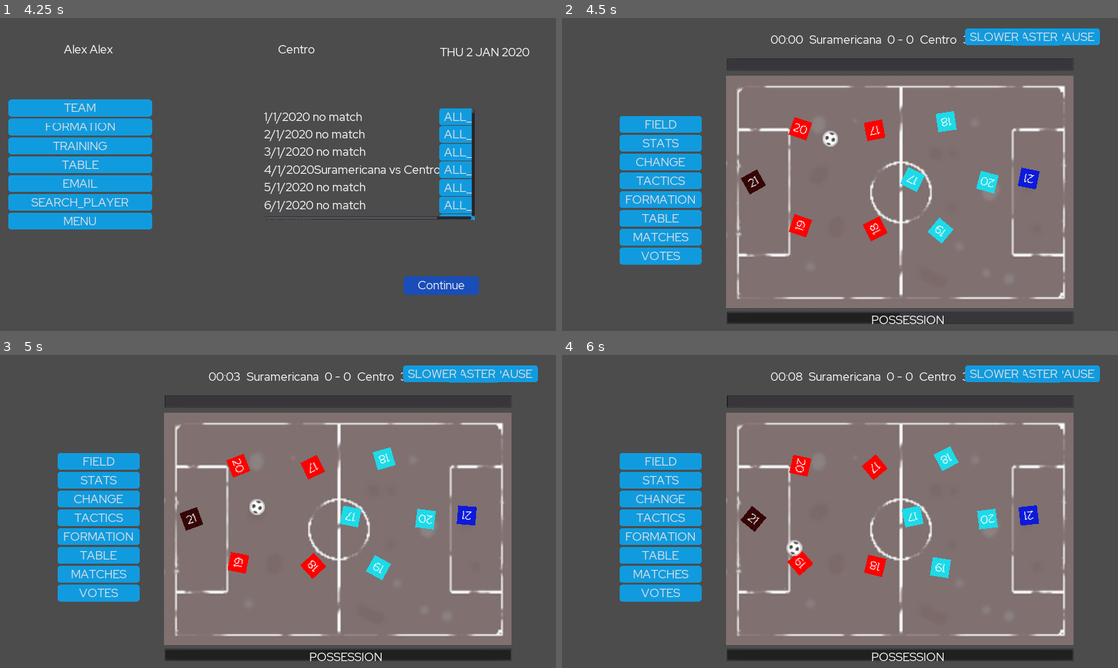
Above: before the commit, frames 1-4 (two rows, left to right).
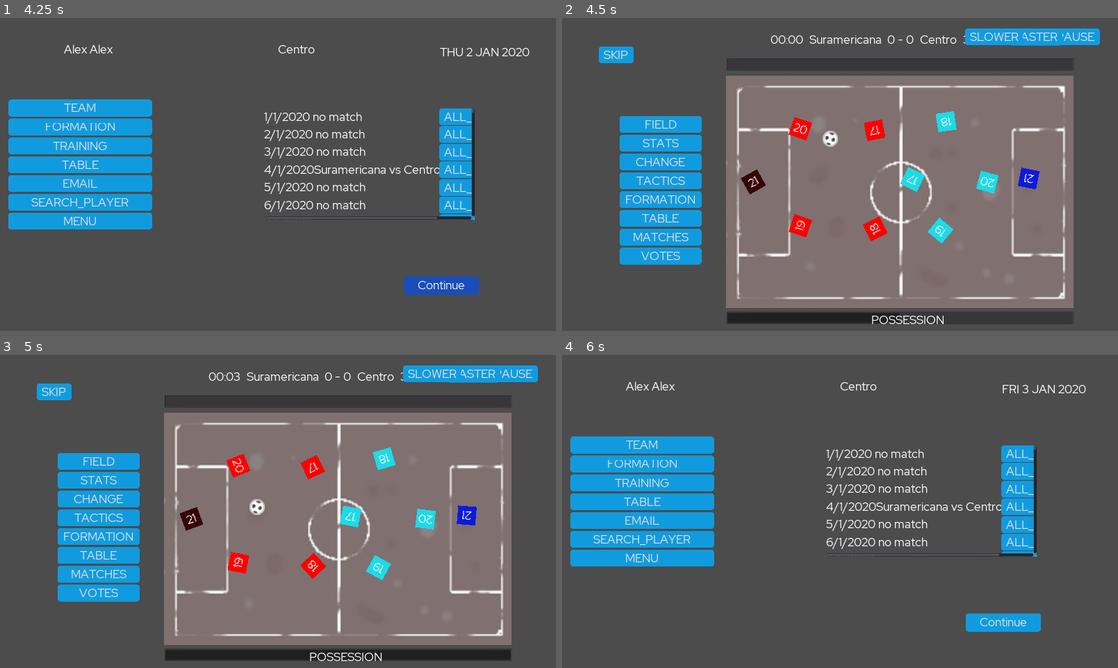
Above: after the commit, the same moments.

Repository: dulvui/futsal-manager
Game: Godot game, scene res://src/screens/splash/SplashScreen.tscn
Same seed, same stepped clock (60 frames per second), same inputs: the game is played once before the commit and once after it.
Inputs (mouse positions are in pixels of both pictures, inside the frame that each line leads up to):
- Up to frame 1 (4.25 s): click "START" at 0.5 s; click (305, 140) at 1.27 s; type "Alex" at 1.35 s; click (305, 165) at 1.5 s; type "Alex" at 1.58 s; click "Continue" at 2 s; click "Centro" at 2.75 s; click "Continue" at 3.5 s
- Up to frame 2 (4.5 s): click "Continue" at 4.25 s
- Up to frame 3 (5 s): no input
- Up to frame 4 (6 s): click (617, 392) at 5 s, where only the run after the commit has a clickable "SKIP"; click (884, 527) at 5.75 s, where only the run after the commit has a clickable "DASHBOARD"

Frame 1 is identical in both runs. In frame 2, 0.3% of the frame differs, in the area x 6-13%, y 9-15%; in frame 3, 0.3%; in frame 4, 59%, in the area x 1-97%, y 3-98%.

Commit message:
emails can be read now

Diff:
--- a/game/src/screens/dashboard/Dashboard.gd
+++ b/game/src/screens/dashboard/Dashboard.gd
@@ -35,6 +35,9 @@
 
 func _on_Continue_pressed():
 	CalendarUtil.next_day()
+	TransferUtil.update_day()
+	EmailUtil.update()
+	$EmailPopup/Email.update()
 	$Date.text = CalendarUtil.get_date()
 	DataSaver.save_all_data()
 	if DataSaver.calendar[CalendarUtil.day_counter]["matches"].size() > 0:
--- a/game/src/screens/match/Match.gd
+++ b/game/src/screens/match/Match.gd
@@ -161,3 +161,9 @@
 
 	$FormationPopup/Formation/PlayerSelect/PlayerList.add_match_players()
 	$Field.set_numbers(home_team["players"],away_team["players"])
+
+
+
+
+func _on_SKIP_pressed():
+	match_end()
--- a/game/src/screens/match/Match.tscn
+++ b/game/src/screens/match/Match.tscn
@@ -515,6 +515,13 @@
 
 [node name="TimerMatchSimulator" type="Timer" parent="."]
 autostart = true
+
+[node name="SKIP" type="Button" parent="."]
+margin_left = 142.705
+margin_top = 97.515
+margin_right = 230.705
+margin_bottom = 153.515
+text = "SKIP"
 [connection signal="away_pass" from="MatchSimulator" to="." method="_on_MatchSimulator_away_pass"]
 [connection signal="home_pass" from="MatchSimulator" to="." method="_on_MatchSimulator_home_pass"]
 [connection signal="pressed" from="HUD/Pause" to="." method="_on_Pause_pressed"]
@@ -527,3 +534,4 @@
 [connection signal="change" from="FormationPopup/Formation" to="." method="_on_Formation_change"]
 [connection signal="timeout" from="Timer" to="." method="_on_Timer_timeout"]
 [connection signal="timeout" from="TimerMatchSimulator" to="." method="_on_TimerMatchSimulator_timeout"]
+[connection signal="pressed" from="SKIP" to="." method="_on_SKIP_pressed"]
--- a/game/src/ui-components/email/Email.gd
+++ b/game/src/ui-components/email/Email.gd
@@ -5,3 +5,28 @@
 		var title_label = Label.new()
 		title_label.text = message["title"]
 		$ScrollContainer/Mails.add_child(title_label)
+
+		var button = Button.new()
+		button.text = "READ"
+		button.connect("pressed",self,"show_message",[message])
+		$ScrollContainer/Mails.add_child(button)
+
+func update_messages():
+	for child in $ScrollContainer/Mails.get_children():
+		child.queue_free()
+
+	for message in EmailUtil.messages:
+		var title_label = Label.new()
+		title_label.text = message["title"]
+		$ScrollContainer/Mails.add_child(title_label)
+
+		var button = Button.new()
+		button.text = "READ"
+		button.connect("pressed",self,"show_message",[message])
+		$ScrollContainer/Mails.add_child(button)
+
+
+func show_message(message):
+	$DetailPopUp/Title.text = message["title"]
+	$DetailPopUp/Message.text = message["message"]
+	$DetailPopUp.popup_centered()
--- a/game/src/ui-components/email/Email.tscn
+++ b/game/src/ui-components/email/Email.tscn
@@ -20,7 +20,7 @@
 }
 
 [node name="Mails" type="GridContainer" parent="ScrollContainer"]
-columns = 4
+columns = 2
 
 [node name="DetailPopUp" type="Popup" parent="."]
 anchor_left = 0.5
